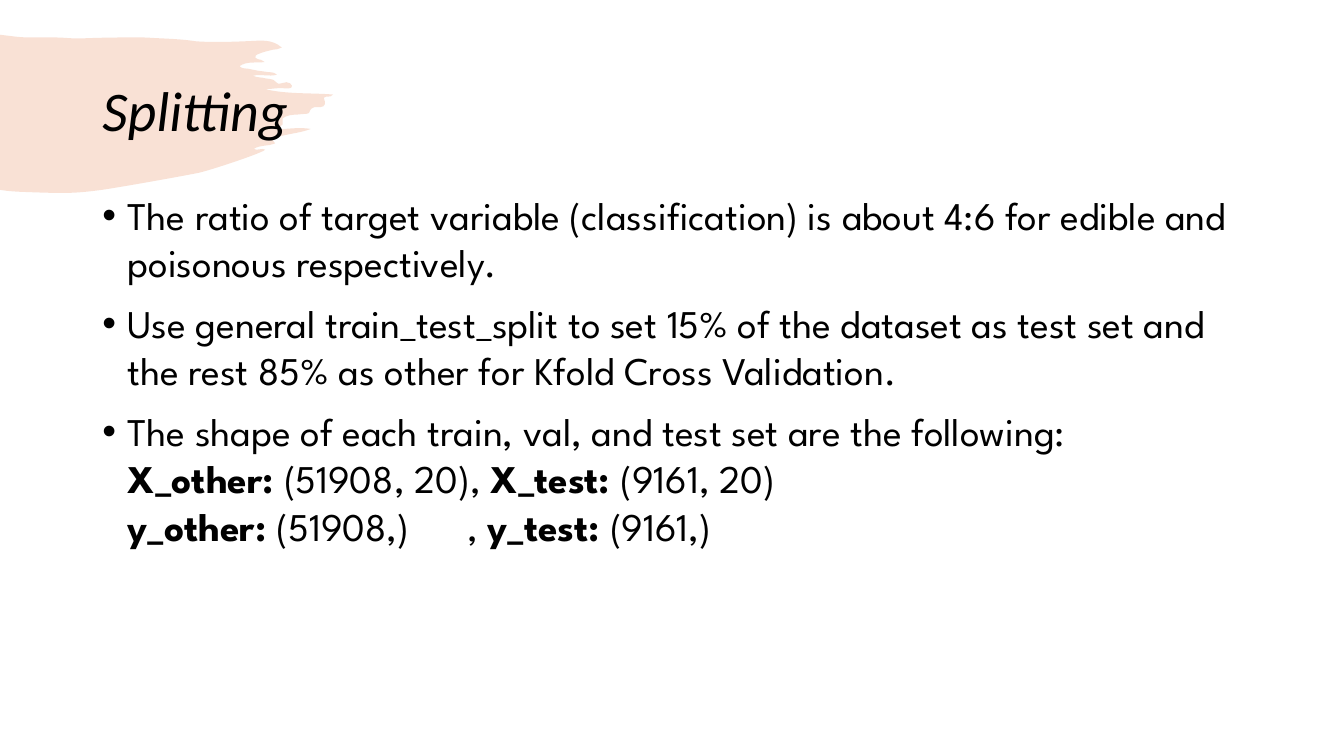
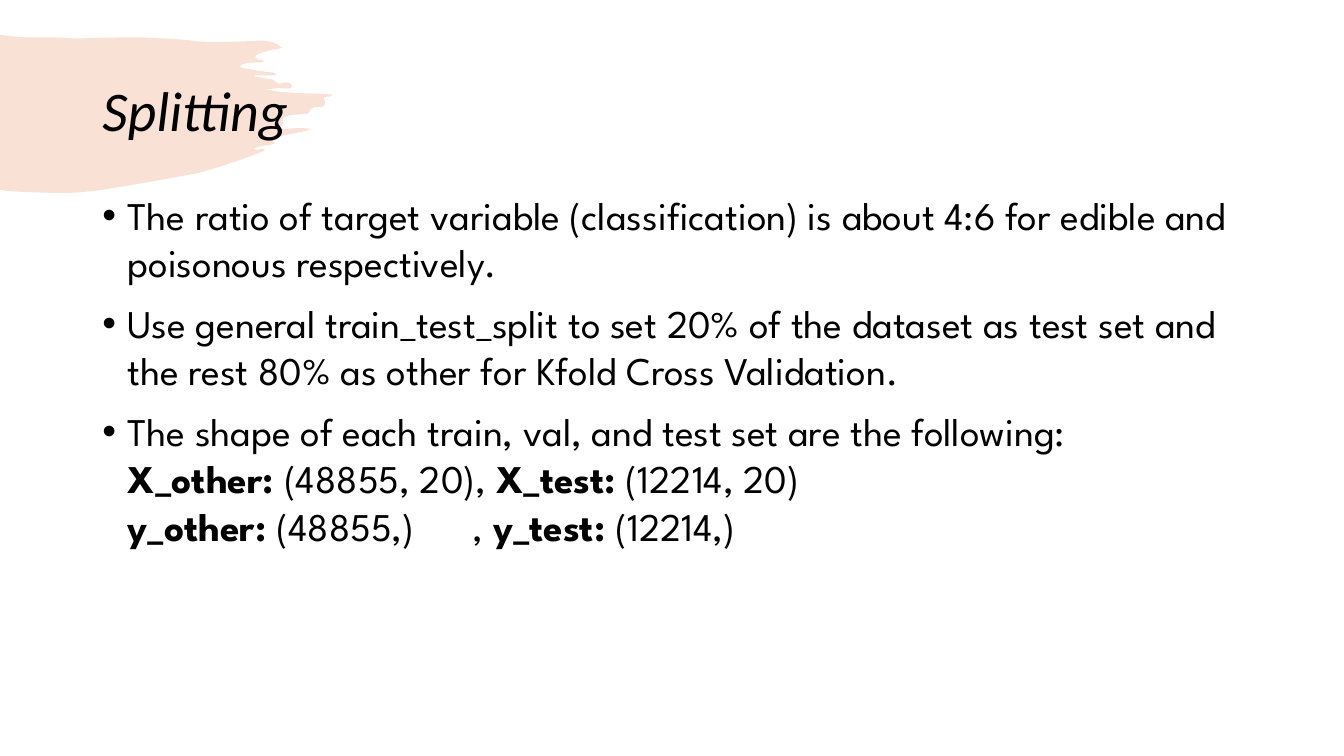
Before and after one commit to kathywu1201/Mushroom_Edibility_Classification_ML_Project, a slide deck: slide 7 of midterm_presentation.pptx. Drawn at 1344x756 pixels with LibreOffice and Linux fonts; fonts in the diff are those of the drawing. Boxes give left, top, right and bottom in pixels: in the first picture for what was removed or moved away, otherwise in the second. Text is boxed around its words. In the diff, an @@ line names an element or a change of style, - is before the commit and + after.

```diff
--- a/midterm_presentation.pptx
+++ b/midterm_presentation.pptx
@@ text at box(128, 310, 1216, 549): text changed @@
-• Use general train_test_split to set 15% of the dataset as test set and the rest 85% as other for Kfold Cross Validation.
-• The shape of each train, val, and test set are the following:
-  X_other: (51908, 20), X_test: (9161, 20)
-  y_other: (51908,) , y_test: (9161,)
+• Use general train_test_split to set 20% of the dataset as test set and the rest 80% as other for Kfold Cross Validation.
+• The shape of each train, val, and test set are the following:
+  X_other: (48855, 20), X_test: (12214, 20)
+  y_other: (48855,) , y_test: (12214,)
```
Also in this commit, not shown: 7 other slides changed, 3 slides added, 4 other files.
